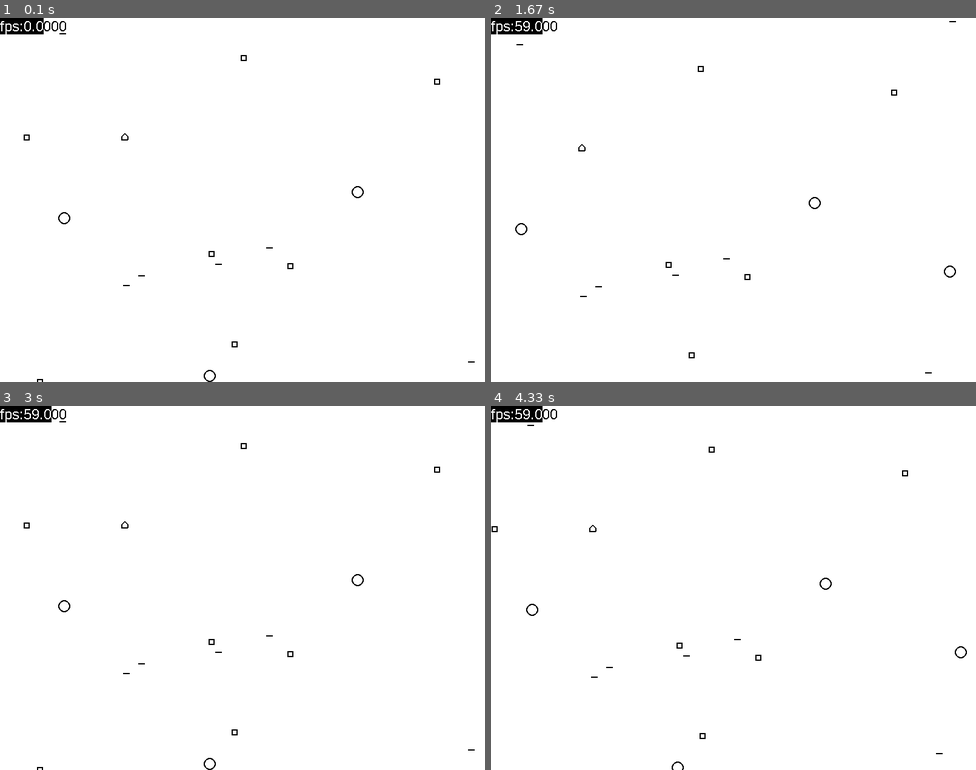
Above: before the commit, frames 1-4 (two rows, left to right).
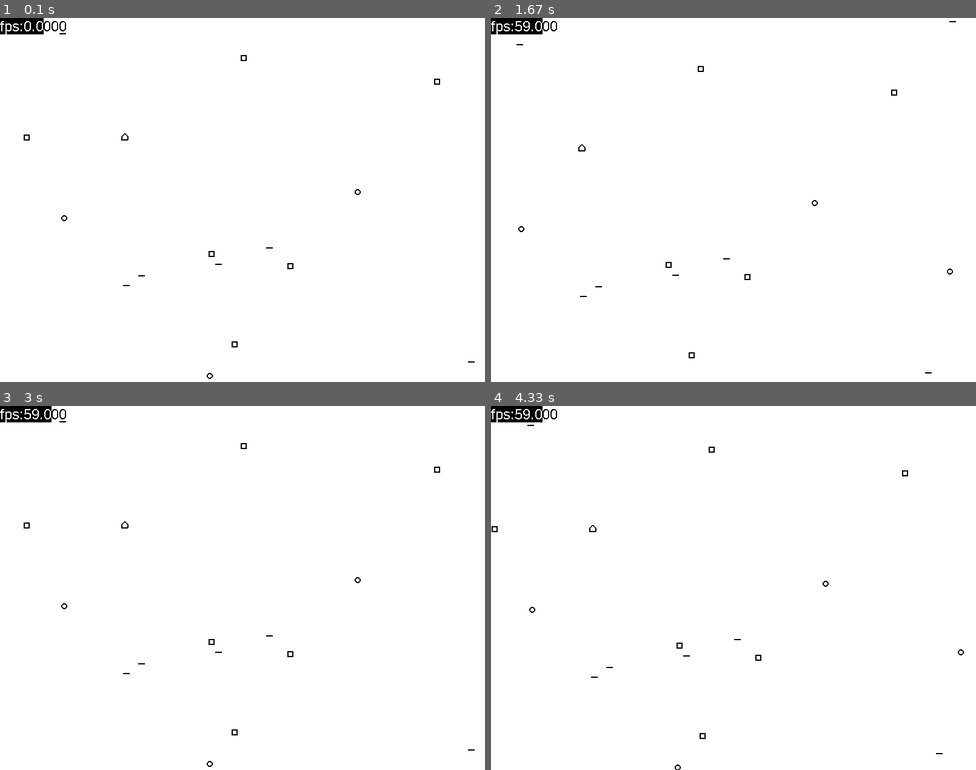
Above: after the commit, the same moments.

Repository: GendalfBlack/GB-PygameGameEngine
Game: pygame game, started from main.py
The game is run twice, just before and just after one commit, with the same random seed, the same clock (stepped at 60 frames per second) and the same inputs.
Inputs:
- Up to frame 1 (0.1 s): no input
- Up to frame 2 (1.67 s): hold D 0.33-0.8 s; hold W 0.83-1.13 s; hold D 1.17-1.63 s
- Up to frame 3 (3 s): hold A 1.67-2.2 s; hold S 2.23-2.53 s; hold A 2.57-2.97 s
- Up to frame 4 (4.33 s): hold W 3-3.37 s; hold D 3.4-4.03 s; hold S from 4.07 s (still down)

The runs differ from the first frame. In frame 1, 0.1% of the frame differs, in the area x 7-75%, y 46-100%; in frame 2, 0.1%; in frame 3, 0.1%; in frame 4, 0.1%, in the area x 7-99%, y 47-100%.

Commit message:
30 extra frames at 10000 objects. 4x or so improved render speed. Now only draw objects inside screen.(call "draw" function for them)

Diff:
--- a/Components.py
+++ b/Components.py
@@ -30,7 +30,7 @@
         super(BasicComponent, self).__init__(*args, **kargs)
 
     def update(self, deltaTime=0):
-        pass
+        return 0
 
 
 class GraphicComponent(Component):
@@ -38,7 +38,7 @@
         super(GraphicComponent, self).__init__(*args, **kargs)
 
     def draw(self):
-        pass
+        return 0
 
 
 # 2d
@@ -66,7 +66,7 @@
 
     def update(self, deltaTime=0):
         # print("transform update")
-        pass
+        return 1
 
 
 class Physics2d(BasicComponent):
@@ -96,7 +96,10 @@
         if self.gravity:
             if self._velocity.y > -98:
                 self.applyForce(Vector3(0, -98, 0) * deltaTime * self.mass)
-        self._Owner.transform.position += self._velocity * deltaTime
+        if self._velocity.x > 0.01 or self._velocity.x < -0.01:
+            if self._velocity.y > 0.01 or self._velocity.y < -0.01:
+                self._Owner.transform.position += self._velocity * deltaTime
+        return 1
 
     def applyForce(self, force):
         if type(force) is tuple:
@@ -125,23 +128,20 @@
         self.width = 2
         super(SimpleShape, self).__init__("SimpleShape")
 
-    def update(self):
-        pass
-
     def draw(self):
         # print("SimpleShape draw")
         pos = self._Owner.transform.position
         if self.shape == "circle":
-            return ["circle", self.color, pos, self.size, self.width]
+            return {"obj": self._Owner, 0: "circle", 1: self.color, 2: pos, 3: self.size/2, 4: self.width}
         elif self.shape == "square":
             x = pos.x; y = pos.y
             rect = (x - self.size / 2, y - self.size / 2, self.size, self.size)
-            return ["rect", self.color, rect, self.width]
+            return {"obj": self._Owner, 0:"rect", 1:self.color, 2:rect, 3:self.width}
         elif self.shape == "line":
             x = pos.x; y = pos.y
             p1 = (x - self.size/2, y)
             p2 = (x + self.size/2, y)
-            return ["line", self.color, p1, p2, self.width]
+            return {"obj": self._Owner, 0:"line", 1:self.color, 2:p1, 3:p2, 4:self.width}
 
 
 class WiredPolygon(GraphicComponent):
@@ -150,9 +150,6 @@
         self.color = (0, 0, 0)
         self.width = 2
         super(WiredPolygon, self).__init__("WiredPolygon")
-
-    def update(self):
-        pass
 
     def draw(self):
         # print("WiredMesh draw")
@@ -172,8 +169,8 @@
                 y2 = -self.points[0][1] + pos.y
             p1 = (x1, y1)
             p2 = (x2, y2)
-            lines.append(["line", self.color, p1, p2, self.width])
-        return ["lines", lines]
+            lines.append({"obj": self._Owner,0:"line", 1:self.color, 2:p1, 3:p2, 4:self.width})
+        return {"obj": self._Owner,0:"lines", 1:lines}
 
 
 # 3d
@@ -184,7 +181,7 @@
         super(Camera, self).__init__("Camera")
 
     def update(self, deltaTime=0):
-        pass
+        return 0
 
     def drawn(self, pos):
         p = self._Owner.transform.position
@@ -197,20 +194,21 @@
         for _object in objects:
             if _object[0] == 'lines':
                 for line in _object[1]:
-                    p1 = (line[2][0] + pos.x, line[2][1] + pos.y)
-                    p2 = (line[3][0] + pos.x, line[3][1] + pos.y)
                     if self.drawn(line[2]) and self.drawn(line[3]):
+                        p1 = (line[2][0] + pos.x, line[2][1] + pos.y)
+                        p2 = (line[3][0] + pos.x, line[3][1] + pos.y)
                         draw.line(screen, line[1], p1, p2, width=line[4])
             if _object[0] == "line":
-                p1 = (_object[2][0] + pos.x, _object[2][1] + pos.y)
-                p2 = (_object[3][0] + pos.x, _object[3][1] + pos.y)
                 if self.drawn(_object[2]) and self.drawn(_object[3]):
+                    p1 = (_object[2][0] + pos.x, _object[2][1] + pos.y)
+                    p2 = (_object[3][0] + pos.x, _object[3][1] + pos.y)
                     draw.line(screen, _object[1], p1, p2, width=_object[4])
             if _object[0] == "circle":
-                p1 = (_object[2][0] + pos.x, _object[2][1] + pos.y)
                 if self.drawn(_object[2]):
+                    p1 = (_object[2][0] + pos.x, _object[2][1] + pos.y)
                     draw.circle(screen, _object[1], p1, _object[3], _object[4])
             if _object[0] == "rect":
-                r = (_object[2][0] + pos.x, _object[2][1] + pos.y, _object[2][2], _object[2][3])
                 if self.drawn((_object[2][0],_object[2][1])):
+                    r = (_object[2][0] + pos.x, _object[2][1] + pos.y, _object[2][2], _object[2][3])
                     draw.rect(screen, _object[1], r, _object[3])
+        return 1
--- a/GameEngine.py
+++ b/GameEngine.py
@@ -108,16 +108,20 @@
         self.resources_text = self.mainfont.render(self.resources_line, False, (0, 0, 0))
 
     def _update(self):
+        cam = self.main_camera.getComponent("Camera")
         if self.resources_text is not None:
             self.screen.blit(self.resources_text, (0, 0))
         for event in self.update_holder:
             event()
         for info in self.render_queue:
-            self.main_camera.getComponent("Camera").draw(self.screen, info())
+            _info = info()
+            if cam.drawn(_info[0]['obj'].transform.position):
+                cam.draw(self.screen, _info)
 
     def add_new_GameObject(self):
         go = GameObject()
-        self.update_holder.append(lambda: go.update(self.deltaTime))
+        if go.update(self.deltaTime) != 0:
+            self.update_holder.append(lambda: go.update(self.deltaTime))
         self.render_queue.append(go.draw)
         return go
 
--- a/GameObject.py
+++ b/GameObject.py
@@ -25,13 +25,16 @@
         else:
             raise Exception('You added non component entity. Inherit "Component" class.')
         if issubclass(component.__class__, BasicComponent):
-            self.update_holder.append(component.update)
+            if component.update() != 0:
+                self.update_holder.append(component.update)
         if issubclass(component.__class__, GraphicComponent):
             self.draw_holder.append(component.draw)
 
     def update(self, deltaTime):
         for event in self.update_holder:
-            event(deltaTime)
+            if event(deltaTime) != 0:
+                return 1
+        return 0
 
     def draw(self):
         render_queue = []
